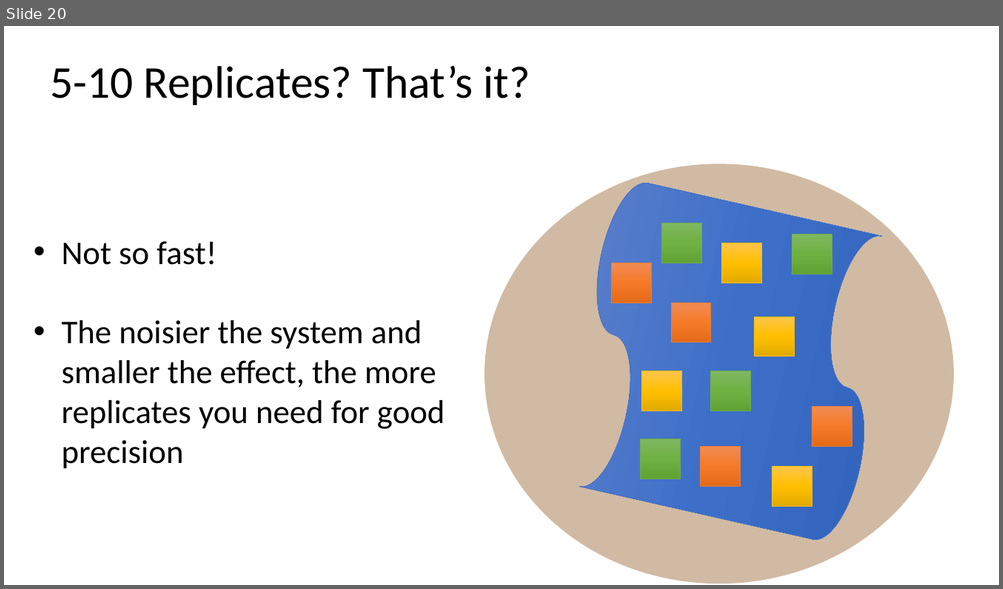
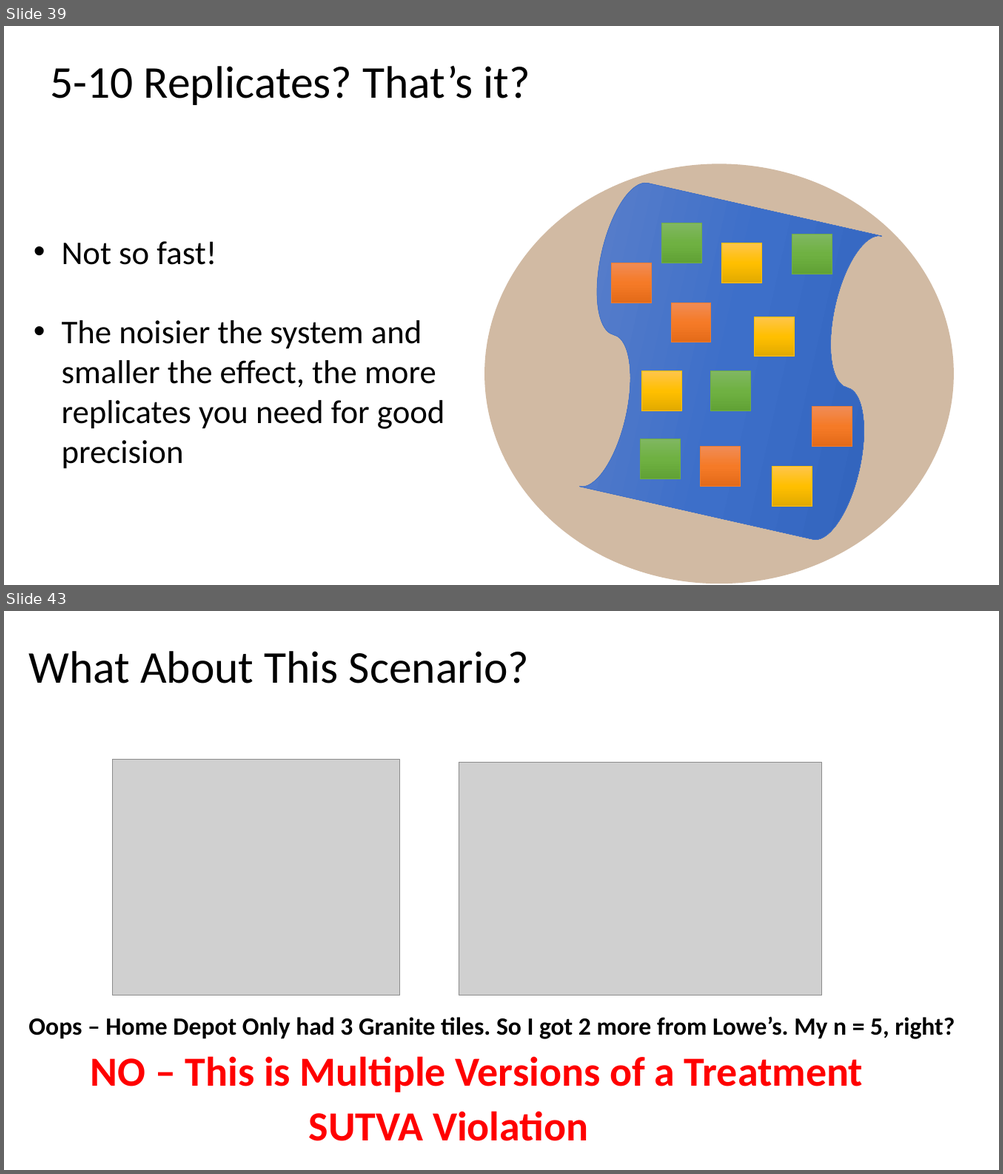
Before and after one commit to biol607/biol607.github.io, a slide deck: lectures/causality_experiments.pptx. Shown one above the other, each under a label of ours: slide 20 before the commit, slides 39 and 43 after it; the slides between them are not shown. The pictures are 1003x589 and 1003x1174 pixels, drawn with LibreOffice and Linux fonts; fonts in the diff are those of the drawing; grey boxes stand for pictures. Boxes give left, top, right and bottom in pixels: in the first picture for what was removed or moved away, otherwise in the second. Text is boxed around its words. In the diff, an @@ line names an element or a change of style, - is before the commit and + after.

```diff
--- a/lectures/causality_experiments.pptx
+++ b/lectures/causality_experiments.pptx
@@ slide 43 added at [4,611,999,1170], background #FFFFFF @@
@@ title added at [29,651,529,684], 44 pt, text #000000 @@
+What About This Scenario?
@@ picture added at [112,760,400,995] @@
@@ picture added at [459,763,822,995] @@
@@ text added at [28,1017,954,1039], 24 pt, text #000000, bold @@
+Oops – Home Depot Only had 3 Granite tiles. So I got 2 more from Lowe’s. My n = 5, right?
@@ text added at [91,1056,862,1093], 40 pt, text #FF0000, bold @@
+NO – This is Multiple Versions of a Treatment
@@ text added at [309,1111,588,1142], 40 pt, text #FF0000, bold @@
+SUTVA Violation
@@ what was slide 20 is now slide 39 @@
```
Also in this commit, not shown: 11 slides changed, 21 other slides added, 22 slides removed.
